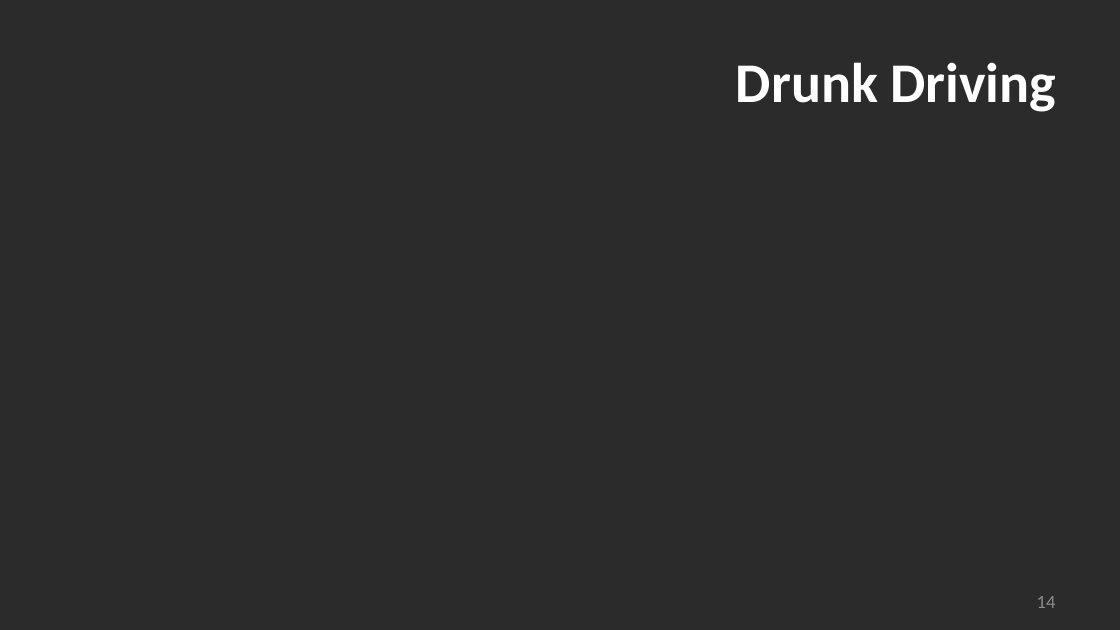
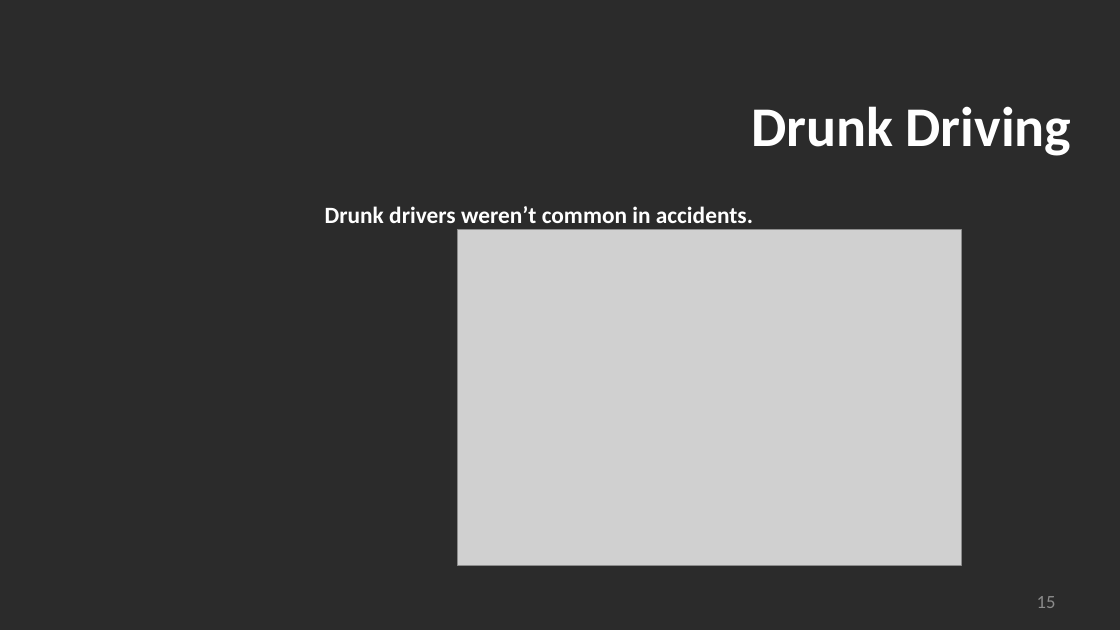
Before and after one commit to madams11/DataR-Project, a slide deck: slide 15 of US Bicycle Fatalities_Group 4.pptx (slide 14 before the commit). Drawn at 1120x630 pixels with LibreOffice and Linux fonts; fonts in the diff are those of the drawing; grey boxes stand for pictures; background and template pictures are left out; a plain dark background stands for a picture behind light text. Boxes give left, top, right and bottom in pixels: in the first picture for what was removed or moved away, otherwise in the second. Text is boxed around its words. In the diff, an @@ line names an element or a change of style, - is before the commit and + after.

```diff
--- a/US Bicycle Fatalities_Group 4.pptx
+++ b/US Bicycle Fatalities_Group 4.pptx
@@ title "Drunk Driving": place and size @@
-title "Drunk Driving" at bbox=[736, 62, 1057, 112]
+title "Drunk Driving" at bbox=[751, 106, 1072, 156]
@@ text added at bbox=[325, 206, 753, 223], 20 pt, text #FFFFFF, bold @@
+Drunk drivers weren’t common in accidents.
@@ picture added at bbox=[457, 229, 961, 565] @@
@@ page number at bbox=[1037, 596, 1056, 608]: text changed @@
-14
+15
```
Also in this commit, not shown: 8 other slides changed, 6 slides added, 3 slides removed.
